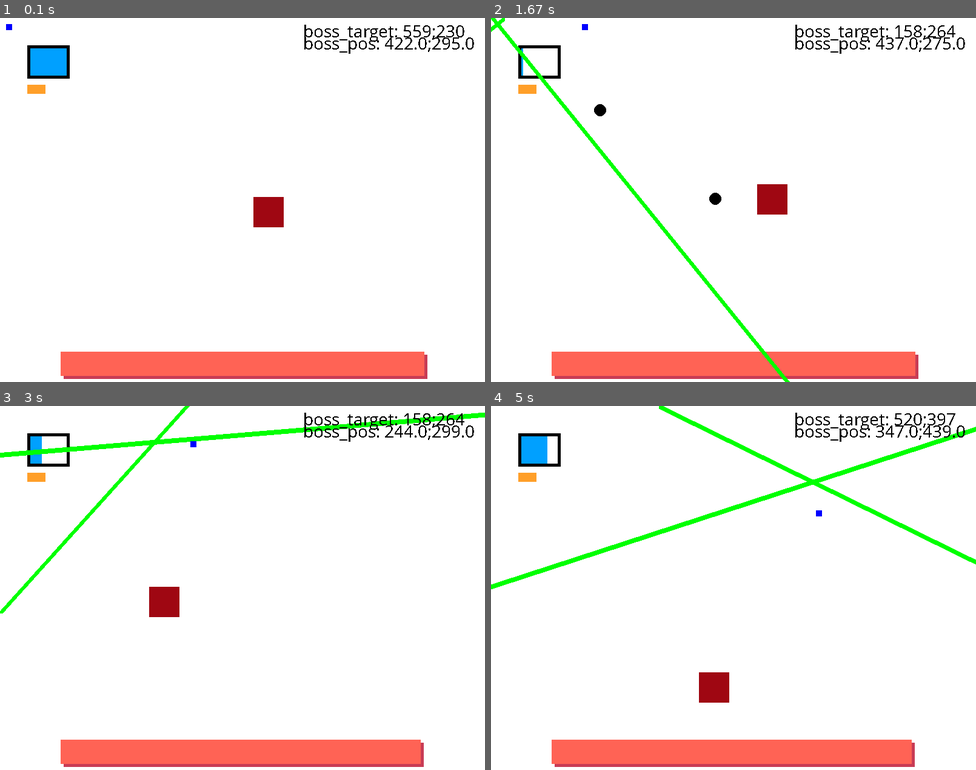
Above: before the commit, frames 1-4 (two rows, left to right).
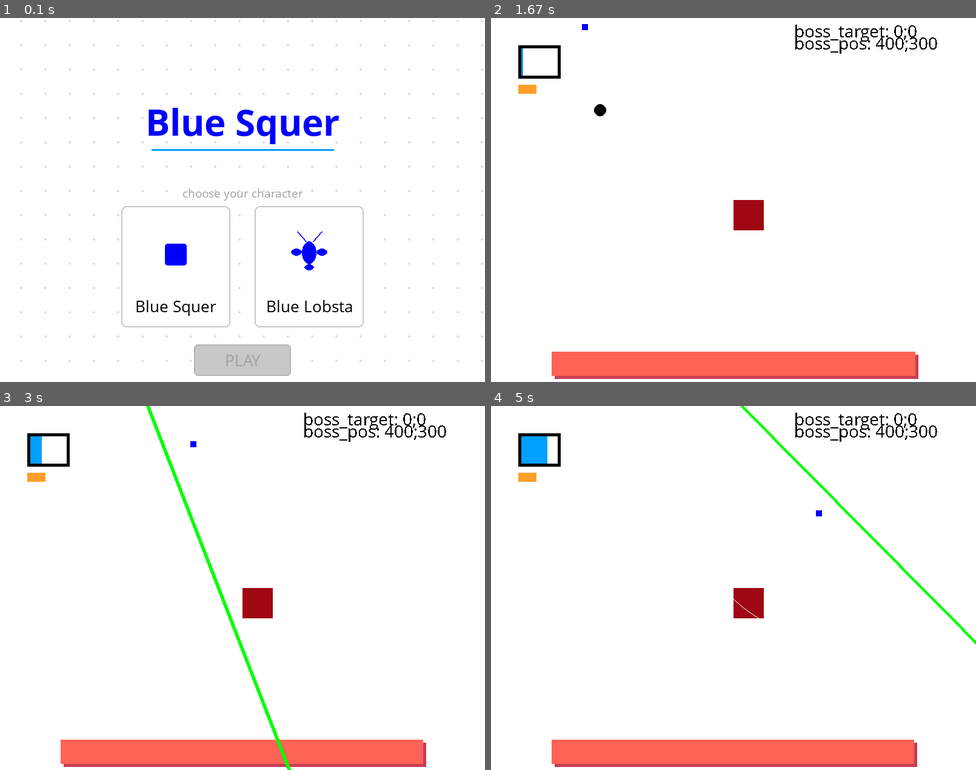
Above: after the commit, the same moments.

Repository: johannesbenjohannes/BlueSquer
Game: pygame game, started from main.py
The game is run twice, just before and just after one commit, with the same random seed, the same clock (stepped at 60 frames per second) and the same inputs.
Inputs (mouse positions are in pixels of both pictures, inside the frame that each line leads up to):
- Up to frame 1 (0.1 s): no input
- Up to frame 2 (1.67 s): click (801, 265) at 0.38 s, where only the run after the commit has a clickable "Blue Lobsta"; click (733, 360) at 0.72 s, where only the run after the commit has a clickable "PLAY"; click (733, 221) at 1.05 s; hold D from 1.33 s (still down); tap Space at 1.4 s; click (617, 203) at 1.42 s
- Up to frame 3 (3 s): tap Space at 1.7, 1.9, 2.2, 2.4, 2.73 s; release D at 1.8 s; hold D 1.83-2.3 s; tap Z at 1.98 s; hold S 2.33-2.63 s; hold D from 2.67 s (still down)
- Up to frame 4 (5 s): tap Space at 3.03, 3.4, 3.8, 4.1, 4.3, 4.6, 4.8 s; release D at 3.3 s; hold S 3.33-3.7 s; tap Z at 3.48, 4.88 s; hold D 3.73-4.2 s; hold D 4.23-4.7 s; hold S from 4.73 s (still down)

The runs differ from the first frame. In frame 1, 12% of the frame differs, in the area x 1-100%, y 0-100%; in frame 2, 2.3%; in frame 3, 3.9%; in frame 4, 4.1%.

Commit message:
added clanker menu

Diff:
--- /dev/null
+++ b/dlc2futurperspectivesdigitalesmodernes.py
@@ -0,0 +1,19 @@
+import pygame
+"""Si objet atour du pc (ie epée):
+    mouse_x = pygame.mouse.get_pos()[0]
+    mouse_y = pygame.mouse.get_pos()[1]
+    dx = mouse_x-rect_x
+    dy = mouse_y - rect_y
+    theta_b = m.atan2(dy,dx)
+    print(m.degrees(theta_b))
+
+    if event.type == pygame.MOUSEBUTTONDOWN:
+        direction = Vector2(dx,dy).unit
+    else:
+        direction = Vector2(0,0)
+
+
+    pygame.draw.circle(fenetre, BLACK,((Vector2((rect_x+5)+25*m.cos(theta_b), (rect_y+5)+25*m.sin(theta_b))+direction*5).components), 10,)
+            """
+
+pygame.mouse.set_visible(False)
--- a/main.py
+++ b/main.py
@@ -56,23 +56,7 @@
 
     compteur = 0 # Compteur global des ticks
 
-    #line_attacking = False  Etat d'attaque de ligne
-    #circle_attacking = False #Etat d'attaque de cercle
-
-    #compteur_attaque_ligne = 0 # Compteur de tick lors de l'attaque de la ligne
-    #compteur_attaque_cercle = 0 # Compteur tick lors de l'attaque de la lignefenêtre
-
-    #ispattern_ligne = False # Est-ce que le pattern en cours est la ligne ?
-    #ispattern_cercle = True # Est-ce que le pattern en cours est le cercle ?
-
-    #attaques_ligne = 0 # Compteur des attaques  ligne
-    #attaques_cercle = 0 #compteur des attaques cercle
-
-    #drawcircle = False # Est-ce qu'il faut dessiner le cercle actuellement ?
-    #drawline = False # Est-ce qu'il faut dessiner la ligne actuellement ?
-
-    nb_phase = 2 # Nombre de la phase actuelle
-    nb_phase = 2 # Nombre de la phase actuelle
+    nb_phase = 1 # Nombre de la phase actuelle
 
     current_pattern = "NO PATTERN" # Pattern actuel
     previous_pattern = "NO PATTERN"
@@ -83,18 +67,16 @@
 
     patterns = {
         "line": {
-            "attacking": False, # État d'attaque de la ligne
-            "compteur_attaque": 0, # Compteur de tick lors de l'attaque de la ligne
-            "attaques": 0, # Compteur des attaques de la ligne
-            "attaques_max": 15, # Nombre d'attaques max avant de changer de pattern
-
+            "attacking": False,
+            "compteur_attaque": 0,
+            "attaques": 0,
+            "attaques_max": 15,
         },
         "circle": {
-            "attacking": False, # État d'attaque du cercle
-            "compteur_attaque": 0, # Compteur de tick lors de l'attaque du cercle
-            "attaques": 0, # Compteur des attaques du cercles
-            "attaques_max": 30, # Nombre d'attaques max avant de changer de pattern
-
+            "attacking": False,
+            "compteur_attaque": 0,
+            "attaques": 0,
+            "attaques_max": 30,
         },
         "bullets":{
             "attacking": False,
@@ -104,22 +86,20 @@
             "compteur_attaque":0
         },
         "line2":{
-            "attacking": False, # État d'attaque de la ligne
-            "compteur_attaque": 0, # Compteur de tick lors de l'attaque de la ligne
-            "attaques": 0, # Compteur des attaques de la ligne
-            "attaques_max": 20, # Nombre d'attaques max avant de changer de pattern
-
+            "attacking": False,
+            "compteur_attaque": 0,
+            "attaques": 0,
+            "attaques_max": 20,
         }
     }
 
-    phase_1 = ["circle", "bullets","line"] # Patterns de la phase 1
+    phase_1 = ["circle", "bullets","line"]
     phase_2 = ["line2"]
-    alive = True # Etat du player
-    immortel = True # Mettre 'True' pour ne pas mourrir à la moindre collision
-    immortel = True # Mettre 'True' pour ne pas mourrir à la moindre collision
-
-    has_dashed = False # Etat du dash
-    compteur_dash = 300 # Cooldown du dash
+    alive = True
+    immortel = False
+
+    has_dashed = False
+    compteur_dash = 300
 
     has_shot = False
     compteur_shot = 30
@@ -129,7 +109,7 @@
 
 
 
-    class Bullet: # Classe pour les projectiles
+    class Bullet:
         def __init__(self, pos, target, nature, velocity=6) :
             self.pos = pos
             self.target = target
@@ -193,14 +173,134 @@
     fenetre = pygame.display.set_mode((LARGEUR, HAUTEUR))
     pygame.display.set_caption("Blue Squer")
     boss = Ennemy(Vector2(400,300),50,50,600)
-    fenetre.fill(WHITE) # Fond blanc (RGB)
-
-    # --- 2. Boucle principale ---
+    fenetre.fill(WHITE)
+
+    # --- 2. Start Menu ---
+    title_font = pygame.font.SysFont('Comic Sans MS', 64, bold=True)
+    button_font = pygame.font.SysFont('Comic Sans MS', 28)
+    label_font  = pygame.font.SysFont('Comic Sans MS', 20)
+
+    ORANGE = BLUE  # lobsta uses the same blue as squer
+
+    # Character card layout
+    CARD_W, CARD_H = 180, 200
+    card_gap = 40
+    cards_total_w = 2 * CARD_W + card_gap
+    card_left_x  = LARGEUR // 2 - cards_total_w // 2
+    card_right_x = card_left_x + CARD_W + card_gap
+    card_y = HAUTEUR // 2 + 10
+
+    def draw_squer_preview(cx, cy, selected):
+        color = LIGHT_BLUE if selected else BLUE
+        pygame.draw.rect(fenetre, color, (cx - 18, cy - 18, 36, 36), border_radius=4)
+
+    def draw_lobsta_preview(cx, cy, selected):
+        color = LIGHT_BLUE if selected else BLUE
+        pygame.draw.ellipse(fenetre, color, (cx - 12, cy - 22, 24, 38))   # body
+        pygame.draw.ellipse(fenetre, color, (cx - 30, cy - 10, 18, 12))   # left claw
+        pygame.draw.ellipse(fenetre, color, (cx + 12, cy - 10, 18, 12))   # right claw
+        pygame.draw.line(fenetre, color, (cx - 6, cy - 22), (cx - 20, cy - 38), 2)  # antennae
+        pygame.draw.line(fenetre, color, (cx + 6, cy - 22), (cx + 20, cy - 38), 2)
+        pygame.draw.ellipse(fenetre, color, (cx - 8, cy + 16, 16, 10))    # tail
+
+    def draw_start_menu(offset, selected_char):
+        fenetre.fill(WHITE)
+
+        # Animated dot-grid moving diagonally towards bottom-left
+        spacing = 40
+        for gx in range(-spacing, LARGEUR + spacing, spacing):
+            for gy in range(-spacing, HAUTEUR + spacing, spacing):
+                x = (gx - offset) % (LARGEUR + spacing)
+                y = (gy + offset) % (HAUTEUR + spacing)
+                pygame.draw.circle(fenetre, (220, 220, 220), (x, y), 2)
+
+        # Title
+        title_surf = title_font.render("Blue Squer", True, BLUE)
+        title_rect = title_surf.get_rect(center=(LARGEUR // 2, HAUTEUR // 2 - 130))
+        fenetre.blit(title_surf, title_rect)
+        pygame.draw.line(fenetre, LIGHT_BLUE,
+                         (title_rect.left + 10, title_rect.bottom + 6),
+                         (title_rect.right - 10, title_rect.bottom + 6), 3)
+
+        # "Choose your character" label
+        pick_surf = label_font.render("choose your character", True, (160, 160, 160))
+        fenetre.blit(pick_surf, pick_surf.get_rect(center=(LARGEUR // 2, card_y - 22)))
+
+        mx, my = pygame.mouse.get_pos()
+
+        # --- Left card: Blue Squer ---
+        left_rect = pygame.Rect(card_left_x, card_y, CARD_W, CARD_H)
+        squer_sel = selected_char == "Blue Squer"
+        squer_hov = left_rect.collidepoint(mx, my)
+        border_col_l = BLUE if squer_sel else (BLACK if squer_hov else (200, 200, 200))
+        pygame.draw.rect(fenetre, WHITE, left_rect, border_radius=8)
+        pygame.draw.rect(fenetre, border_col_l, left_rect, 3 if (squer_sel or squer_hov) else 2, border_radius=8)
+        draw_squer_preview(card_left_x + CARD_W // 2, card_y + 80, squer_sel)
+        name_l = button_font.render("Blue Squer", True, BLUE if squer_sel else BLACK)
+        fenetre.blit(name_l, name_l.get_rect(center=(card_left_x + CARD_W // 2, card_y + CARD_H - 35)))
+        if squer_sel:
+            tick_l = label_font.render("✓ selected", True, BLUE)
+            fenetre.blit(tick_l, tick_l.get_rect(center=(card_left_x + CARD_W // 2, card_y + CARD_H - 12)))
+
+        # --- Right card: Blue Lobsta ---
+        right_rect = pygame.Rect(card_right_x, card_y, CARD_W, CARD_H)
+        lobsta_sel = selected_char == "Blue Lobsta"
+        lobsta_hov = right_rect.collidepoint(mx, my)
+        border_col_r = ORANGE if lobsta_sel else (BLACK if lobsta_hov else (200, 200, 200))
+        pygame.draw.rect(fenetre, WHITE, right_rect, border_radius=8)
+        pygame.draw.rect(fenetre, border_col_r, right_rect, 3 if (lobsta_sel or lobsta_hov) else 2, border_radius=8)
+        draw_lobsta_preview(card_right_x + CARD_W // 2, card_y + 80, lobsta_sel)
+        name_r = button_font.render("Blue Lobsta", True, ORANGE if lobsta_sel else BLACK)
+        fenetre.blit(name_r, name_r.get_rect(center=(card_right_x + CARD_W // 2, card_y + CARD_H - 35)))
+        if lobsta_sel:
+            tick_r = label_font.render("✓ selected", True, ORANGE)
+            fenetre.blit(tick_r, tick_r.get_rect(center=(card_right_x + CARD_W // 2, card_y + CARD_H - 12)))
+
+        # --- Play button (greyed out until a character is picked) ---
+        btn_w, btn_h = 160, 52
+        btn_rect = pygame.Rect(LARGEUR // 2 - btn_w // 2, card_y + CARD_H + 28, btn_w, btn_h)
+        btn_active = selected_char != "NONE"
+        btn_hov = btn_rect.collidepoint(mx, my) and btn_active
+        btn_color = (LIGHT_BLUE if btn_hov else BLUE) if btn_active else (200, 200, 200)
+        txt_color = WHITE if btn_active else (160, 160, 160)
+        brd_color = BLACK if btn_active else (180, 180, 180)
+        pygame.draw.rect(fenetre, btn_color, btn_rect, border_radius=6)
+        pygame.draw.rect(fenetre, brd_color, btn_rect, 2, border_radius=6)
+        btn_text = button_font.render("PLAY", True, txt_color)
+        fenetre.blit(btn_text, btn_text.get_rect(center=btn_rect.center))
+
+        return left_rect, right_rect, btn_rect
+
+    menu_offset   = 0
+    selected_char = "NONE"
+
+    in_menu = True
+    while in_menu:
+        for event in pygame.event.get():
+            if event.type == pygame.QUIT:
+                pygame.quit()
+                sys.exit()
+            if event.type == pygame.MOUSEBUTTONDOWN and event.button == 1:
+                left_rect, right_rect, btn_rect = draw_start_menu(menu_offset, selected_char)
+                if left_rect.collidepoint(event.pos):
+                    selected_char = "Blue Squer"
+                elif right_rect.collidepoint(event.pos):
+                    selected_char = "Blue Lobsta"
+                elif btn_rect.collidepoint(event.pos) and selected_char != "NONE":
+                    player_character = selected_char
+                    in_menu = False
+
+        draw_start_menu(menu_offset, selected_char)
+        menu_offset = (menu_offset + 1) % 40
+        pygame.display.flip()
+        clock.tick(60)
+
+    # --- 3. Boucle principale ---
     while True:
 
-        compteur+=1 # CHECKS DU LANCEMENT DU PATTERN
-
-        # --- 3. Gestion des events ---
+        compteur+=1
+
+        # --- Gestion des events ---
         for event in pygame.event.get():
             if event.type == pygame.QUIT:
                 pygame.quit()
@@ -236,10 +336,6 @@
         elif touches[pygame.K_z] and rect_y > 0:
             rect_y-= speed
 
-
-
-
-
         for obj in projectile:
             obj.pos+= obj.target * obj.velocity
 
@@ -247,11 +343,6 @@
         if compteur%10==0:
             past_rect_x = rect_x
             past_rect_y = rect_y
-
-
-
-
-
 
         if touches[pygame.K_SPACE]:
             if compteur_dash==300:
@@ -270,25 +361,20 @@
             if compteur_dash==300:
                 has_dashed=False
 
-        # --- Mise a jour de l'affichage Ceci est généralement causé par un autre dépôt poussé
         fenetre.fill(WHITE)
 
         boss.draw()
         if alive:
 
-            #UI elements
-            pygame.draw.rect( fenetre, BLUE ,(rect_x, rect_y, 10, 10) )#player
+            pygame.draw.rect( fenetre, BLUE ,(rect_x, rect_y, 10, 10) )
             pygame.draw.circle(fenetre, WHITE,(rect_x+5, rect_y+5,), 200,1)
-            pygame.draw.rect(fenetre, LIGHT_BLUE,(50,50,round(compteur_dash/5),50))#dash bar
-            pygame.draw.rect(fenetre, BLACK,(45,45,70,55),5)#dash box
-            pygame.draw.rect(fenetre, LIGHT_BRASS,(45,110,30,15))#casing
-            pygame.draw.rect(fenetre, BRASS,(45,110,compteur_shot,15))#bullet
+            pygame.draw.rect(fenetre, LIGHT_BLUE,(50,50,round(compteur_dash/5),50))
+            pygame.draw.rect(fenetre, BLACK,(45,45,70,55),5)
+            pygame.draw.rect(fenetre, LIGHT_BRASS,(45,110,30,15))
+            pygame.draw.rect(fenetre, BRASS,(45,110,compteur_shot,15))
             pygame.draw.rect(fenetre, DARK_SALMON,(105,555,boss.health,40))
             pygame.draw.rect(fenetre, SALMON,(100,550,boss.health,40))
 
-
-
-            # CHECK DE LA PHASE - TRES SENSIBLE - NE PAS CODER AUTRE CHOSE
             if current_pattern == "NO PATTERN":
                 print("Y'a pas de pattern là, on choisit")
                 if nb_phase == 1:
@@ -307,8 +393,6 @@
                     boss_target_pos = Vector2(boss_target_x, boss_target_y)
                     print(boss_target_pos)
 
-
-
             if patterns[current_pattern]["attaques"] == patterns[current_pattern]["attaques_max"]:
                 print("YEP CFINI")
                 patterns[current_pattern]["attaques"] = 0
@@ -317,17 +401,6 @@
                 patterns[current_pattern]["compteur_attaque"] = 0
                 current_pattern = "NO PATTERN"
 
-            if current_pattern != "NO PATTERN":
-                pass
-                #print(patterns[current_pattern]["attaques"])
-
-            # FIN DE LA ZONE INTERDITE
-
-            #if compteur%60 == 0 and ispattern_ligne:
-            #    drawline = True
-            #if compteur%60==0 and ispattern_cercle:
-            #    drawcircle = True
-
             if compteur%60 == 0 and current_pattern != "NO PATTERN":
                 draw_what = current_pattern
 
@@ -340,7 +413,6 @@
                 dy = boss_target_pos.y - boss.pos.y
 
                 distance = (dx**2 + dy**2) ** 0.5
-                "sybau"
                 if distance < 2:
                     boss.pos.x = boss_target_pos.x
                     boss.pos.y = boss_target_pos.y
@@ -383,8 +455,8 @@
                     draw_what = "NO PATTERN"
                     patterns["circle"]["attacking"] = False
                     patterns["circle"]["compteur_attaque"] = 0
-
                     CircleAttack.circles.clear()
+
             if draw_what == "bullets":
                 patterns["bullets"]["attacking"] = True
                 attaques = patterns["bullets"]["attaques"]
@@ -401,6 +473,7 @@
                     if obj.nature == RED:
                         if compteur %20 == 0:
                             obj.velocity = -4
+
             if draw_what == "line2":
                 if compteur %40 == 0:
                     rdTheta = rd.uniform(0, 2*m.pi)
@@ -416,7 +489,6 @@
                         draw_what = "NO PATTERN"
                         patterns["line"]["attacking"] = False
                         patterns["line"]["compteur_attaque"] = 0
-
 
             if boss.health <= 0:
                 print("\a")
@@ -452,40 +524,15 @@
             fenetre.blit(text_posboss, (500, 22))
             pygame.draw.rect( fenetre, BLUE ,(rect_x,rect_y, 10, 10))
 
-        else: # Si le joueur n'est pas en vie
+        else:
             print("\a")
             if sys.platform == "darwin":
                 os.system("say game over")
                 print("\a")
             sleep(0.5)
             quit()
-        pygame.display.flip()           # Rafraichissement de l'ecran
-        clock.tick(60)                # Limite a 60 images par seconde
+        pygame.display.flip()
+        clock.tick(60)
+
 if __name__=="__main__":
     main()
-
-
-
-
-
-
-
-
-
-
-    """Si objet atour du pc (ie epée):
-     mouse_x = pygame.mouse.get_pos()[0]
-        mouse_y = pygame.mouse.get_pos()[1]
-        dx = mouse_x-rect_x
-        dy = mouse_y - rect_y
-        theta_b = m.atan2(dy,dx)
-        print(m.degrees(theta_b))
-
-        if event.type == pygame.MOUSEBUTTONDOWN:
-            direction = Vector2(dx,dy).unit
-        else:
-            direction = Vector2(0,0)
-
-
-    pygame.draw.circle(fenetre, BLACK,((Vector2((rect_x+5)+25*m.cos(theta_b), (rect_y+5)+25*m.sin(theta_b))+direction*5).components), 10,)
-            """
